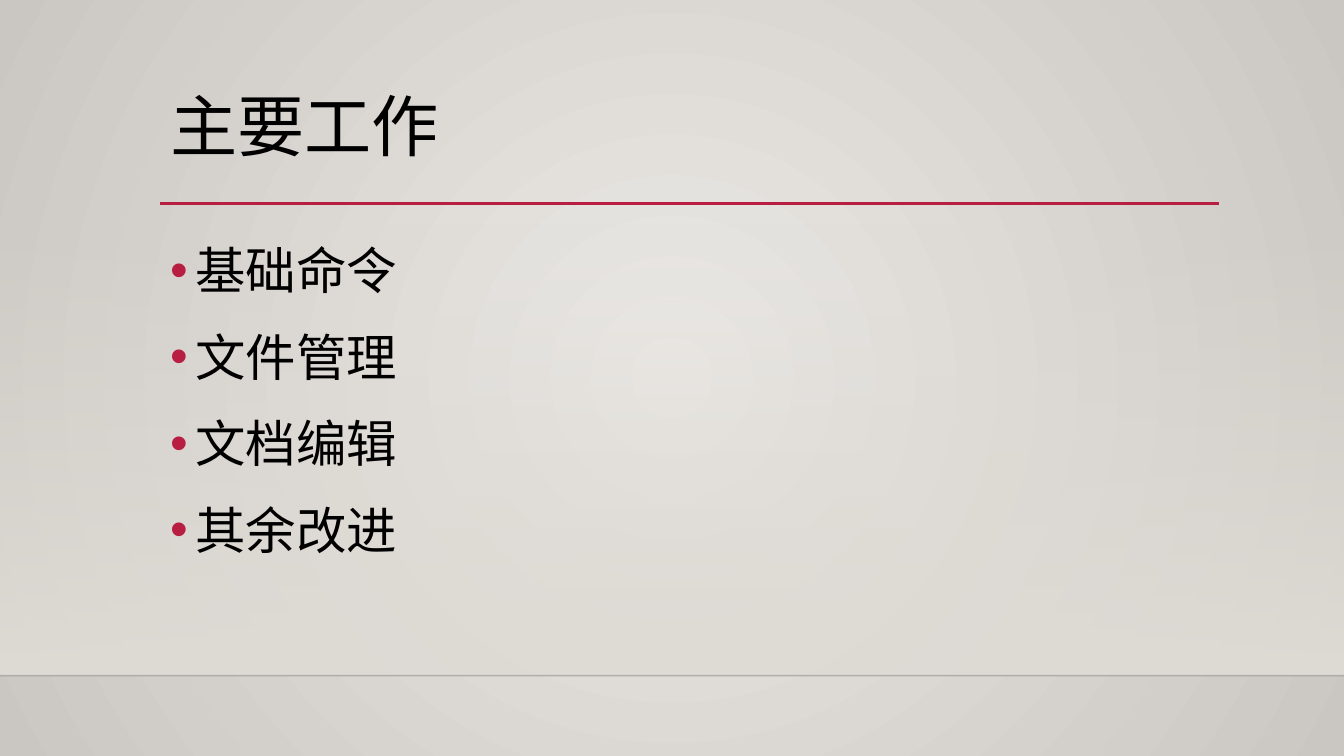
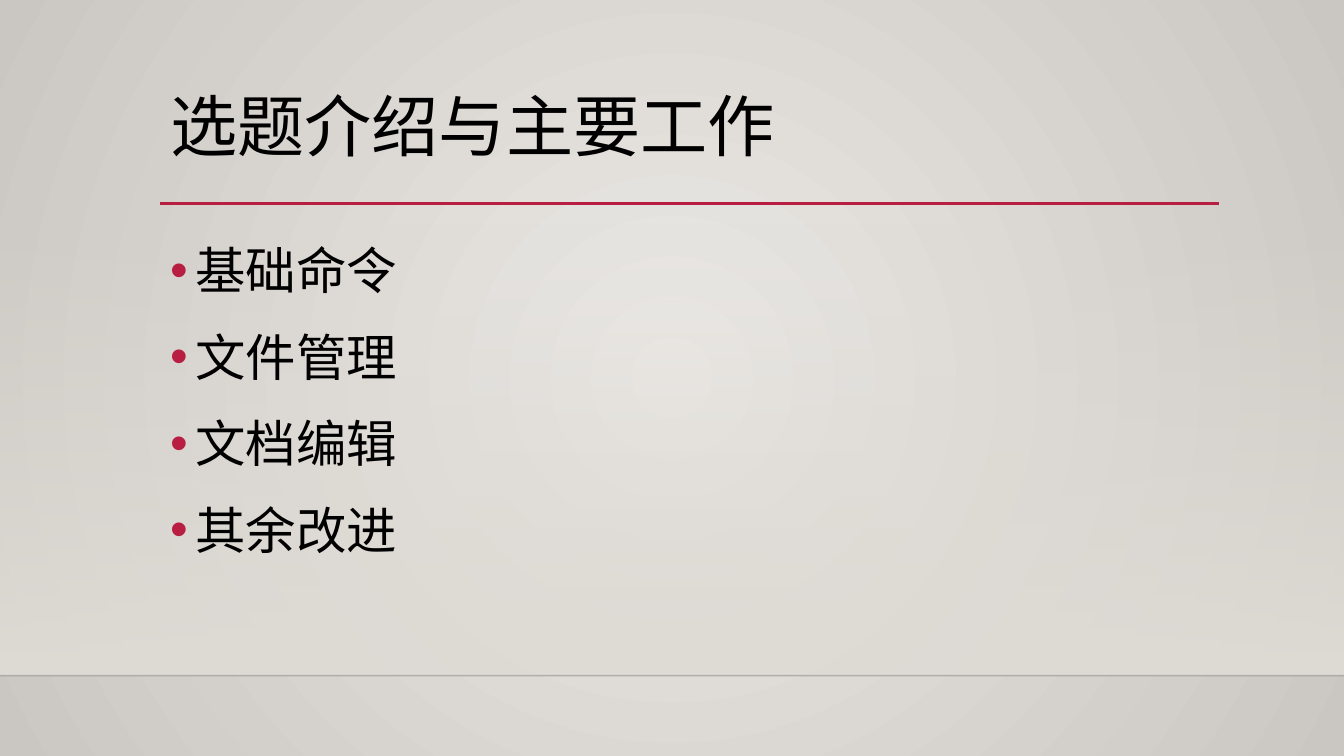
Before and after one commit to wuhaixu2016/xv6_OS, a slide deck: slide 2 of report/shell改进.pptx. Drawn at 1344x756 pixels with LibreOffice and Linux fonts; fonts in the diff are those of the drawing; background and template pictures are left out. Boxes give left, top, right and bottom in pixels: in the first picture for what was removed or moved away, otherwise in the second. Text is boxed around its words. In the diff, an @@ line names an element or a change of style, - is before the commit and + after.

```diff
--- a/report/shell改进.pptx
+++ b/report/shell改进.pptx
@@ title at (x1=170, y1=94, x2=775, y2=157): text changed @@
-主要工作
+选题介绍与主要工作
```
Also in this commit, not shown: 6 other slides changed, 2 slides added, 6 other files.
